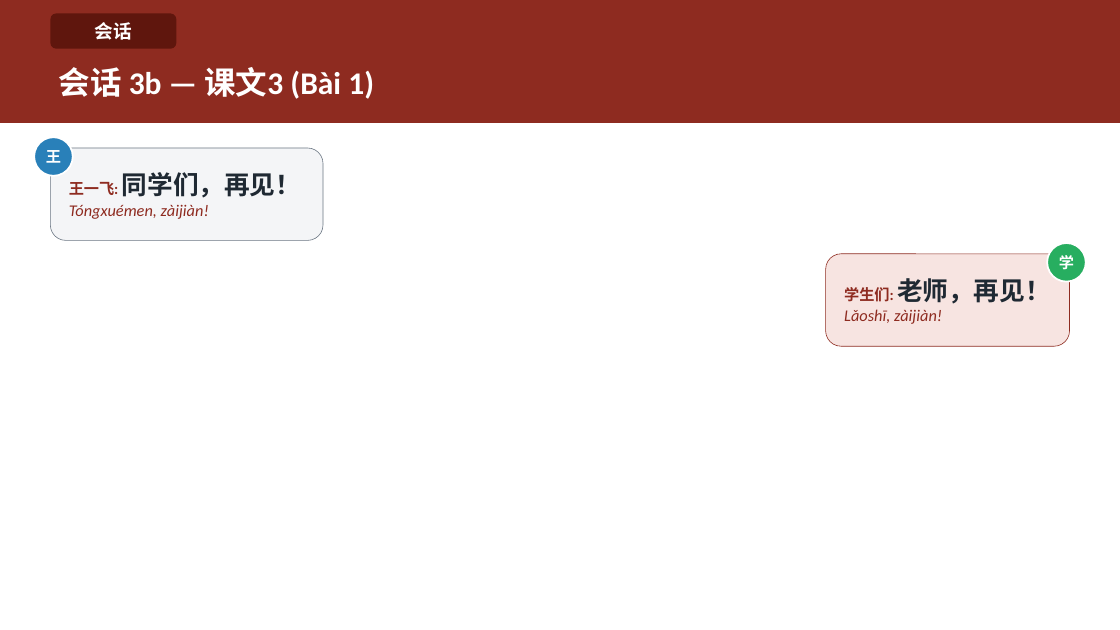
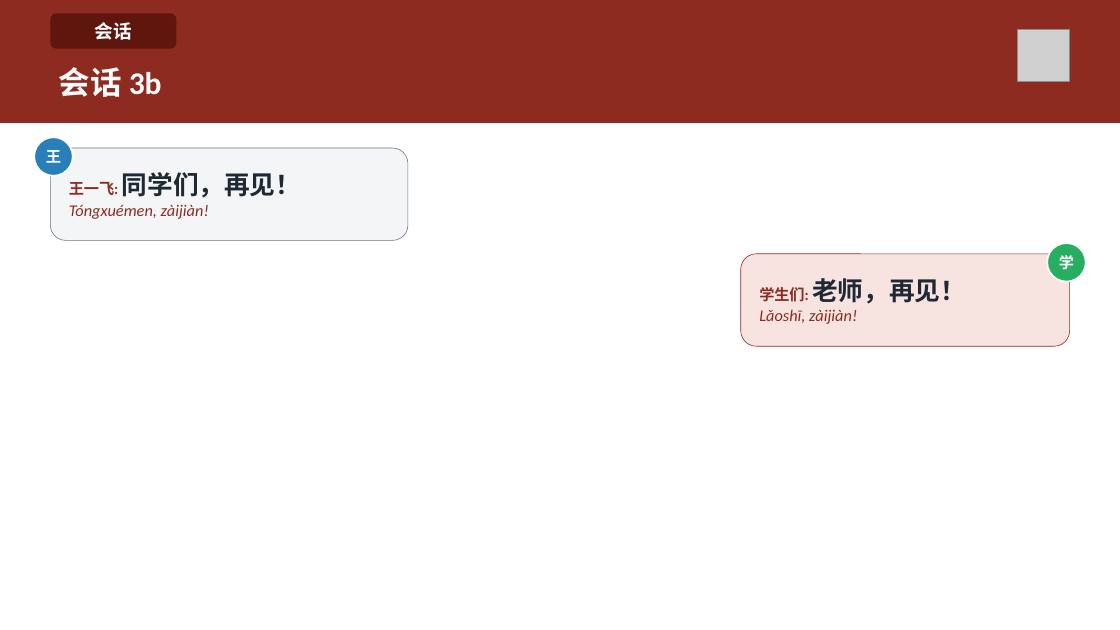
Before and after one commit to HuyenNguyen911/chinese-learning-os, a slide deck: slide 23 of output/hsk1/buoi02_chaohoi_lamquen/slide/Buoi-02-Chaohoi-Lamquen.pptx. Drawn at 1120x630 pixels with LibreOffice and Linux fonts; fonts in the diff are those of the drawing; grey boxes stand for pictures. Boxes give left, top, right and bottom in pixels: in the first picture for what was removed or moved away, otherwise in the second. Text is boxed around its words. In the diff, an @@ line names an element or a change of style, - is before the commit and + after.

```diff
--- a/output/hsk1/buoi02_chaohoi_lamquen/slide/Buoi-02-Chaohoi-Lamquen.pptx
+++ b/output/hsk1/buoi02_chaohoi_lamquen/slide/Buoi-02-Chaohoi-Lamquen.pptx
@@ picture added at (1017,29,1070,82) @@
@@ text at (59,67,162,97): text changed @@
-会话 3b — 课文3 (Bài 1)
+会话 3b
@@ rounded rectangle "王一飞: 同学们，再见！": place and size @@
-rounded rectangle "王一飞: 同学们，再见！" at (50,148,323,240)
+rounded rectangle "王一飞: 同学们，再见！" at (50,148,408,240)
@@ rounded rectangle "学生们: 老师，再见！": place and size @@
-rounded rectangle "学生们: 老师，再见！" at (826,254,1070,346)
+rounded rectangle "学生们: 老师，再见！" at (741,254,1070,346)
```
Also in this commit, not shown: 22 other slides changed, 24 other files.
